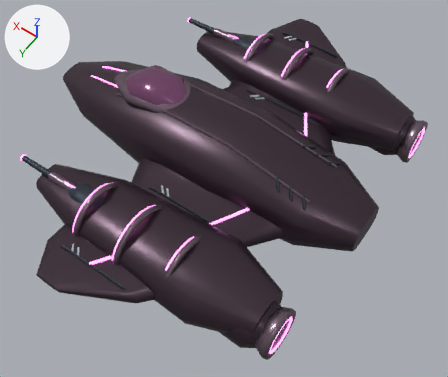
A saved change to the glTF model art/blender/echo.glb.
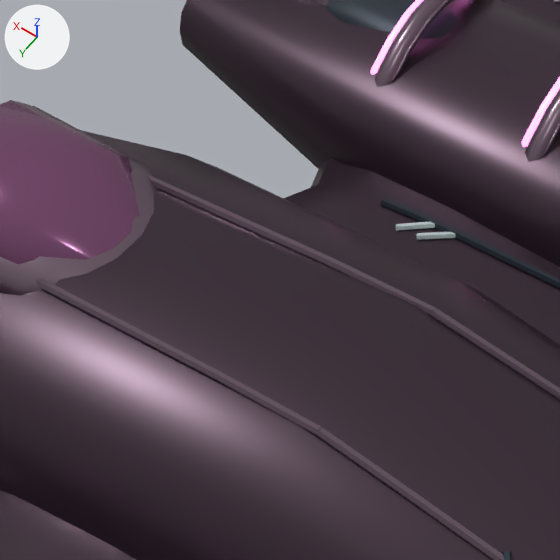
Each version is shown whole from a 50 mm camera at (-30.9, 41.2, 57.7) aimed at (-3.5, 2.8, -2.7), then close up on the part from 34% to 65% of the width and 11% to 47% of the height. The axes (+X, +Y, +Z) are drawn at upper left. The lights are the same throughout. The first two pictures are the older version. Vertices at exactly the same position are counted once.

Objects in the first close-up: 'hull Brushed panel alloy', 'hull Graphite heat armour', 'hull Hull guidance', 'hull Hull paint', 'hull Smoked canopy', 'mount Graphite heat armour', 'wing Graphite heat armour', 'wing Hull paint' and 2 more.
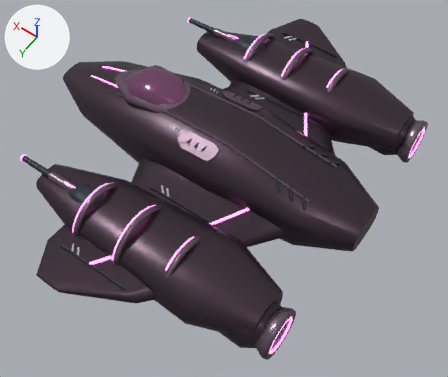
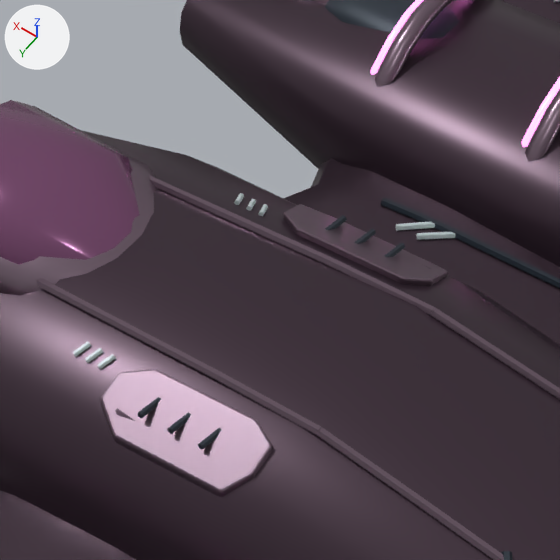
What differs and where, as boxes (x1, y1, x2, y2) in the close-ups (560 x 560 px):
'hull Graphite heat armour', reshaped (mostly hidden)
    before: (501, 551, 512, 560)
    after: (137, 215, 512, 560)
'hull Service stencil', reshaped (not visible before)
    after: (72, 193, 268, 370)
part 1 of me_hull_panel_break, added
    after: (283, 204, 448, 286)
part 2 of me_hull_panel_break, added
    after: (100, 369, 272, 497)
part 3 of me_heat_shield_joint, added
    after: (325, 215, 406, 257)
part 4 of me_heat_shield_joint, added
    after: (137, 397, 221, 450)
part 5 of me_stencilled_inspection_mark, added
    after: (87, 353, 96, 362)
part 6 of me_stencilled_inspection_mark, added
    after: (82, 341, 91, 350)
part 7 of me_stencilled_inspection_mark, added
    after: (234, 193, 268, 216)
part 8 of me_stencilled_inspection_mark, added
    after: (72, 346, 116, 370)

The change in detail:
me_heat_shield_joint is used by ob_hull_graphite_heat_armour; location (0.0, 0.0, 0.0).
me_heat_shield_joint had 1041 vertices, 1978 faces and spanned x -15.1..9.0, y -17.2..17.2, z -4.0..4.8.
me_heat_shield_joint now has 1257 vertices, 2338 faces and spans x -15.1..9.0, y -17.2..17.2, z -4.0..5.4.
me_heat_shield_joint part 3: 36 vertices added at x -2.2..0.3, y -4.9..-4.0, z 5.1..5.4.
me_heat_shield_joint part 4: 36 vertices added at x -2.2..0.3, y 4.0..4.9, z 5.1..5.4.
Other edits to the shape of me_heat_shield_joint do not show in these pictures.
me_stencilled_inspection_mark is used by ob_hull_service_stencil; location (0.0, 0.0, 0.0).
me_stencilled_inspection_mark had 530 vertices, 944 faces and spanned x 8.0..11.11, y -2.96..2.96, z -3.38..-2.81.
me_stencilled_inspection_mark now has 1080 vertices, 1900 faces and spans x 2.07..11.11, y -4.1..4.1, z -3.38..5.36.
me_stencilled_inspection_mark part 5: the loose piece of 32 vertices spanning x 10.6..10.96, y 2.23..2.7, z -3.11..-2.85 is copied, and the copy is multiplied about its middle by the matrix ((0.625, 0.408, 0.106), (-0.409, 0.273, 0.273), (0.089, -0.231, 0.72)), then moved by (-8.04, 1.45, 8.11); it spans x 2.62..2.86, y 3.78..4.04, z 5.03..5.24.
me_stencilled_inspection_mark part 6: the loose piece of 32 vertices spanning x 10.6..10.96, y 2.23..2.7, z -3.11..-2.85 is copied, and the copy is multiplied about its middle by the matrix ((0.625, 0.408, 0.106), (-0.409, 0.273, 0.273), (0.089, -0.231, 0.72)), then moved by (-7.69, 1.2, 8.18); it spans x 2.97..3.21, y 3.54..3.8, z 5.09..5.3.
me_stencilled_inspection_mark part 7: 276 vertices added at x 2.07..3.33, y -4.1..-3.54, z 5.01..5.36.
me_stencilled_inspection_mark part 8: 210 vertices added at x 2.07..3.33, y 3.54..4.1, z 4.99..5.33.
me_hull_panel_break is used by ob_hull_brushed_panel_alloy; location (0.0, 0.0, 0.0).
me_hull_panel_break had 1104 vertices, 2176 faces and spanned x -15.0..15.0, y -20.7..20.7, z -4.5..6.1.
me_hull_panel_break now has 1760 vertices, 3464 faces and spans x -15.0..15.0, y -20.7..20.7, z -4.5..6.1.
me_hull_panel_break part 1: a new loose piece of 104 vertices spanning x -3.7..1.6, y -5.4..-3.5, z 4.2..5.7, in mat_brushed_panel_alloy (grey #7a6775).
me_hull_panel_break part 2: a new loose piece of 104 vertices spanning x -3.7..1.6, y 3.5..5.4, z 4.1..5.6, in mat_brushed_panel_alloy (grey #7a6775).
Other edits to the shape of me_hull_panel_break do not show in these pictures.
